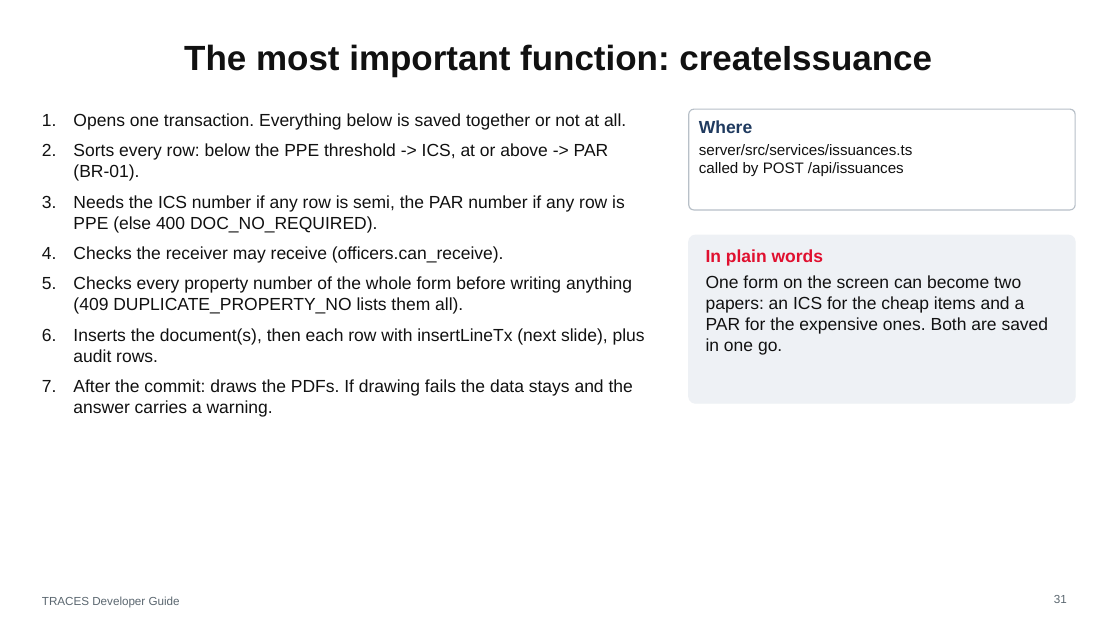
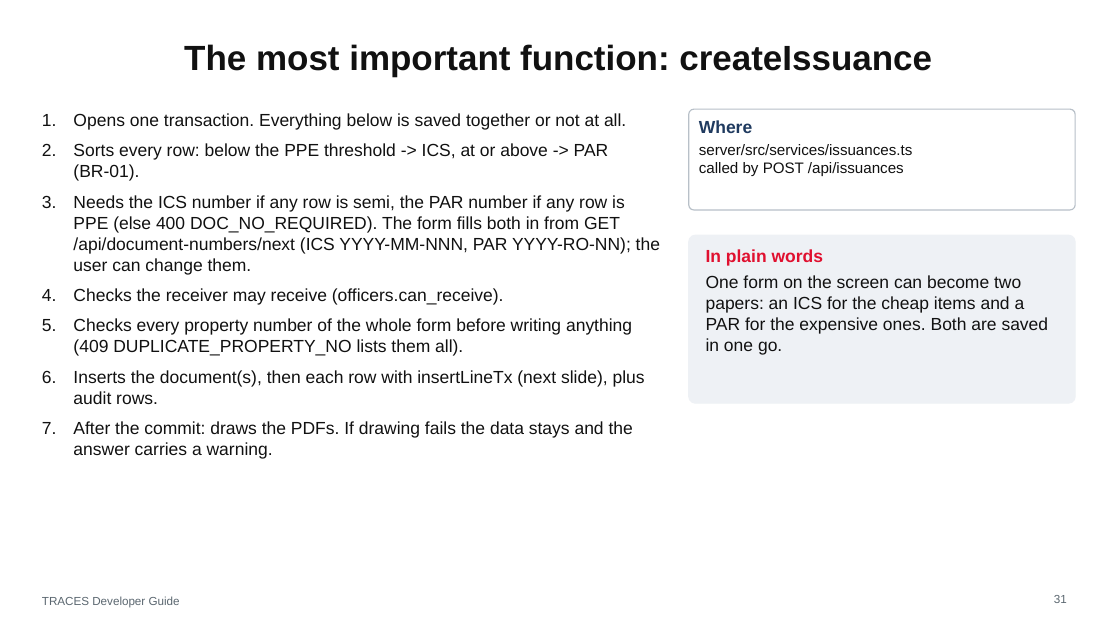
Before and after one commit to joww-seph/traces, a slide deck: slide 31 of docs/TRACES-Developer-Guide.pptx. Drawn at 1120x630 pixels with LibreOffice and Linux fonts; fonts in the diff are those of the drawing. Boxes give left, top, right and bottom in pixels: in the first picture for what was removed or moved away, otherwise in the second. Text is boxed around its words. In the diff, an @@ line names an element or a change of style, - is before the commit and + after.

```diff
--- a/docs/TRACES-Developer-Guide.pptx
+++ b/docs/TRACES-Developer-Guide.pptx
@@ text at (73,195,660,275): text changed @@
-3. Needs the ICS number if any row is semi, the PAR number if any row is PPE (else 400 DOC_NO_REQUIRED).
+3. Needs the ICS number if any row is semi, the PAR number if any row is PPE (else 400 DOC_NO_REQUIRED). The form fills both in from GET /api/document-numbers/next (ICS YYYY-MM-NNN, PAR YYYY-RO-NN); the user can change them.
```
Also in this commit, not shown: 7 other files.
